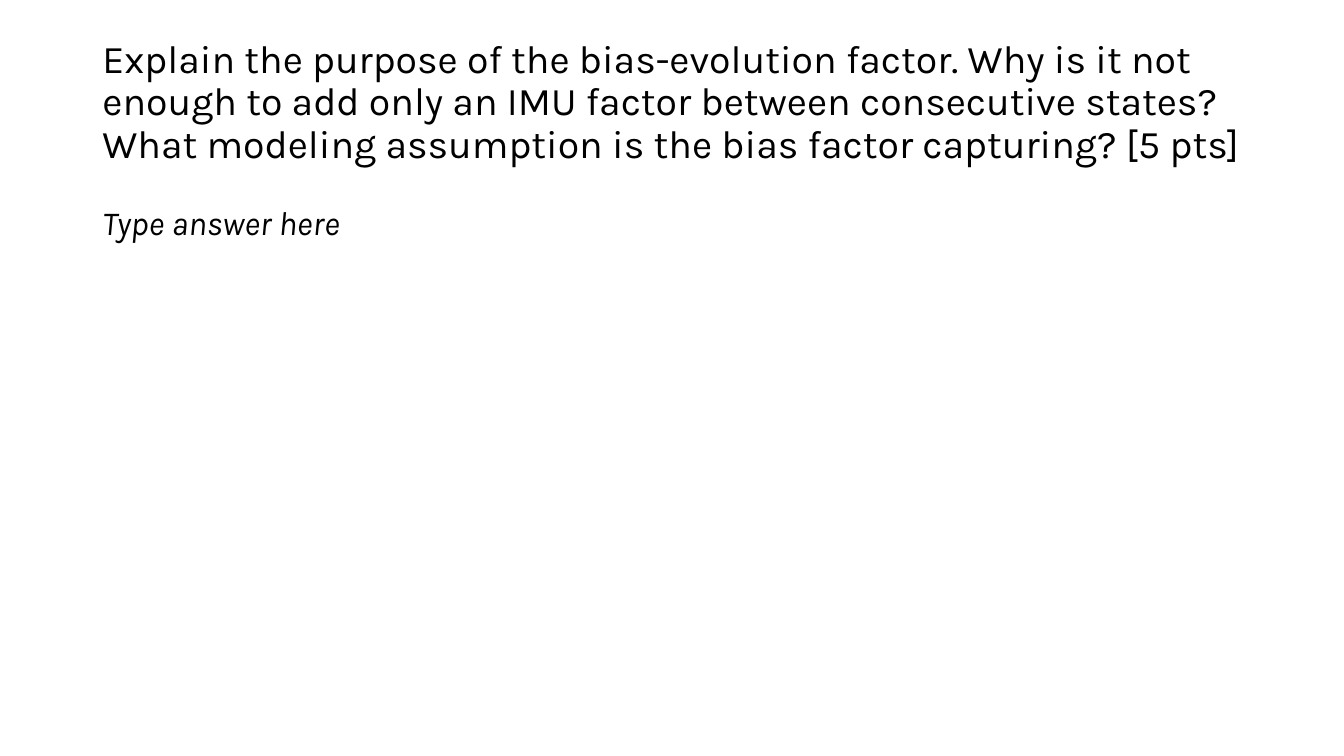
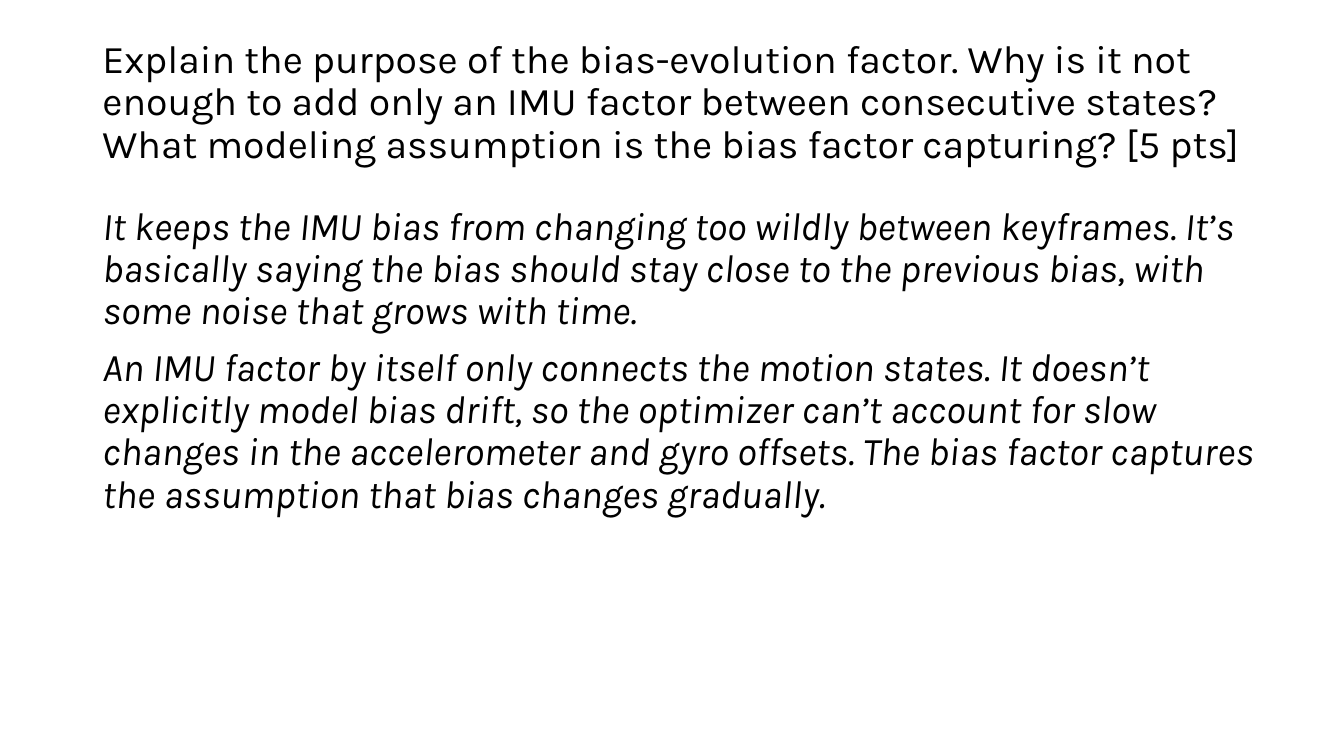
Before and after one commit to ojas-mediratta/Advanced-Mobile-Robotics, a slide deck: slide 3 of project_4b/4c_Reflection_Questions.pptx. Drawn at 1344x756 pixels with LibreOffice and Linux fonts; fonts in the diff are those of the drawing. Boxes give left, top, right and bottom in pixels: in the first picture for what was removed or moved away, otherwise in the second. Text is boxed around its words. In the diff, an @@ line names an element or a change of style, - is before the commit and + after.

```diff
--- a/project_4b/4c_Reflection_Questions.pptx
+++ b/project_4b/4c_Reflection_Questions.pptx
@@ text at <box>102,213,1254,518</box>: text changed; size 24 to 28 pt @@
-Type answer here
+It keeps the IMU bias from changing too wildly between keyframes. It’s basically saying the bias should stay close to the previous bias, with some noise that grows with time.
+An IMU factor by itself only connects the motion states. It doesn’t explicitly model bias drift, so the optimizer can’t account for slow changes in the accelerometer and gyro offsets. The bias factor captures the assumption that bias changes gradually.
```
Also in this commit, not shown: 5 other slides changed, 5 other files.
